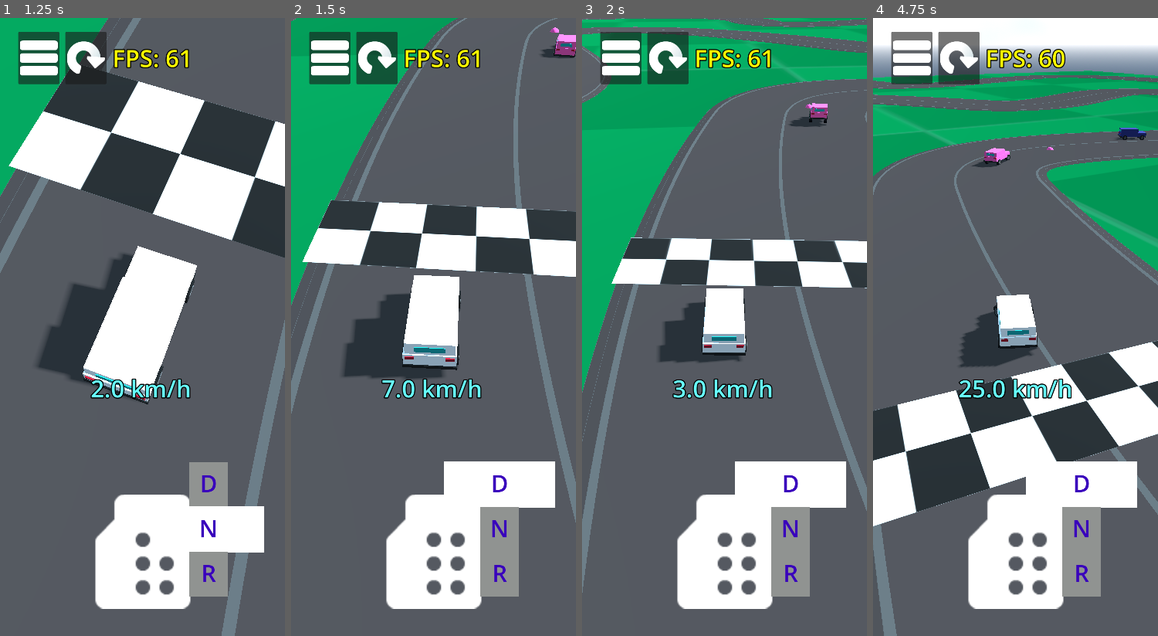
Above: before the commit, frames 1-4 (left to right).
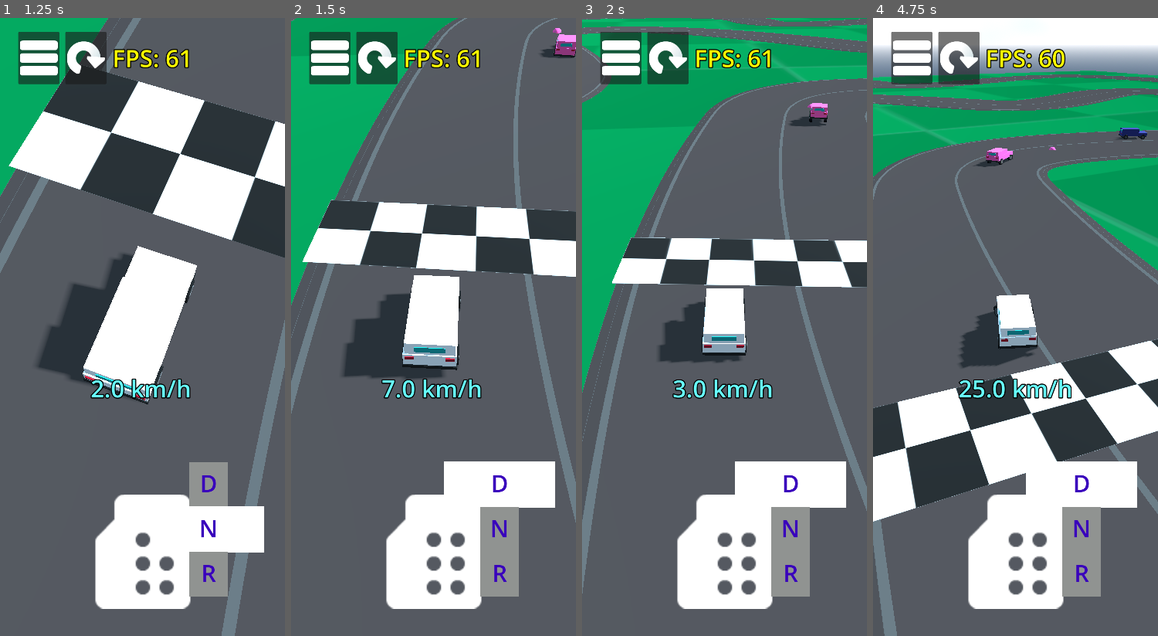
Above: after the commit, the same moments.

Repository: AssafDamari/cars-2
Game: Godot game, scene res://scenes/main_menu.tscn
Same seed, same stepped clock (60 frames per second), same inputs: the game is played once before the commit and once after it.
Inputs (mouse positions are in pixels of both pictures, inside the frame that each line leads up to):
- Up to frame 1 (1.25 s): click "Drift" at 0.5 s
- Up to frame 2 (1.5 s): tap Enter (ui_accept) at 1.25 s; drag from (499, 530) to (462, 191) at 1.27 s
- Up to frame 3 (2 s): no input
- Up to frame 4 (4.75 s): drag from (958, 357) to (1001, 450) at 2.02 s; move the mouse to (1044, 191) at 2.77 s; hold Right (ui_right) 2.78-3.5 s; drag from (1001, 450) to (930, 234) at 3.52 s; move the mouse to (1101, 419) at 4.27 s; hold Left (ui_left) from 4.28 s (still down); tap Enter (ui_accept) at 4.52 s

Frame 1 is identical in both runs. In frame 2, 0.2% of the frame differs, in the area x 0-100%, y 0-73%; in frame 3, 1.0%; in frame 4, 2.9%, in the area x 0-100%, y 8-100%.

Commit message:
seperate offroad modifayer to its own scene

Diff:
--- /dev/null
+++ b/offroad_modifier.gd
@@ -0,0 +1,35 @@
+extends Node3D
+## Only 10% power when off-track
+@export var off_road_penalty: float = 0.1
+@onready var vehicle: Car = get_parent() as Car
+@onready var dust: GPUParticles3D = $DustParticles
+@onready var track_sensor: RayCast3D = $TrackSensor
+
+
+func _physics_process(delta: float) -> void:
+	_handle_off_road_logic(delta)
+
+
+func _handle_off_road_logic(_delta: float) -> void:
+	var target_mod = 1.0 # Default to full speed
+
+	if track_sensor.is_colliding():
+		var collider = track_sensor.get_collider()
+		# If the raycast hits something NOT in the TRACK group
+		if not collider.is_in_group("TRACK") and not collider.is_in_group("CAR"):
+			target_mod = off_road_penalty
+
+	vehicle.engine_force_modifier = target_mod
+
+	if target_mod != 1.0:
+		show_dast()
+	else:
+		hide_dast()
+
+func show_dast():
+	if not dust.emitting:
+		dust.emitting = true
+
+func hide_dast():
+	if dust.emitting:
+		dust.emitting = false
--- a/scenes/car_1.gd
+++ b/scenes/car_1.gd
@@ -2,9 +2,9 @@
 extends VehicleBody3D
 
 @export var color: Color = Color.WHITE
-@export var max_speed: float = 20
+@export var max_speed: float = 40
+@export var max_engine_force = 2000
 @export var max_brake_force: float = 40.0
-@export var off_road_penalty: float = 0.1 # Only 10% power when off-track
 
 @onready var body_mesh: MeshInstance3D = $Body/MeshInstance3D
 @onready var brake_indicator: Node3D = $brake_indicator
@@ -12,38 +12,17 @@
 @onready var wheel_front_right: VehicleWheel3D = $VehicleWheel3DFrontRight
 @onready var wheel_back_right: VehicleWheel3D = $VehicleWheel3DBackRight
 @onready var wheel_back_left: VehicleWheel3D = $VehicleWheel3DBackLeft
-@onready var dust: GPUParticles3D = $DustParticles
-@onready var track_sensor: RayCast3D = $TrackSensor
+
 
 # Internal state
-var _current_modifier: float = 1.0
+var engine_force_modifier: float = 1.0
 
 func _ready() -> void:
 	apply_color_to_mesh(color)
 
 func _physics_process(delta: float) -> void:
-		# 1. Surface Detection & Penalty
-	_handle_off_road_logic(delta)
+	engine_force = max_engine_force * engine_force_modifier
 
-	# Example of how to apply the force with the penalty
-	# Replace 'INPUT_ACCEL_VALUE' with your actual acceleration logic
-	engine_force = engine_force * _current_modifier
-
-func _handle_off_road_logic(_delta: float) -> void:
-	var target_mod = 1.0 # Default to full speed
-
-	if track_sensor.is_colliding():
-		var collider = track_sensor.get_collider()
-		# If the raycast hits something NOT in the TRACK group
-		if not collider.is_in_group("TRACK") and not collider.is_in_group("CAR"):
-			target_mod = off_road_penalty
-
-	# Smoothly interpolate the modifier so the car doesn't jerk
-	_current_modifier = target_mod
-	if _current_modifier != 1.0:
-		show_dast()
-	else:
-		hide_dast()
 
 func apply_color_to_mesh(_color: Color) -> void:
 	var material := body_mesh.get_active_material(0).duplicate(true)
@@ -64,11 +43,3 @@
 func hide_brake_indicator():
 	if brake_indicator.visible:
 		brake_indicator.visible = false
-
-func show_dast():
-	if not dust.emitting:
-		dust.emitting = true
-
-func hide_dast():
-	if dust.emitting:
-		dust.emitting = false
--- a/scenes/car_2.tscn
+++ b/scenes/car_2.tscn
@@ -30,27 +30,6 @@
 [sub_resource type="StandardMaterial3D" id="StandardMaterial3D_8j6vf"]
 shading_mode = 0
 albedo_color = Color(0.92514765, 0, 0.22996902, 1)
-
-[sub_resource type="ParticleProcessMaterial" id="ParticleProcessMaterial_04eve"]
-emission_shape = 3
-emission_box_extents = Vector3(0.6, 0.1, 0.6)
-direction = Vector3(0, 1, 0)
-spread = 25.0
-initial_velocity_min = 1.5
-initial_velocity_max = 3.5
-gravity = Vector3(0, -3, 0)
-damping_min = 1.0
-damping_max = 2.0
-scale_min = 0.39999998
-scale_max = 0.79999995
-
-[sub_resource type="StandardMaterial3D" id="StandardMaterial3D_nge3d"]
-shading_mode = 0
-albedo_color = Color(0.36784637, 0.28686395, 0.23644546, 1)
-
-[sub_resource type="QuadMesh" id="QuadMesh_ms84f"]
-material = SubResource("StandardMaterial3D_nge3d")
-size = Vector2(0.5, 0.5)
 
 [node name="Car2" type="VehicleBody3D" unique_id=1835131583 groups=["CAR"]]
 mass = 1200.0
@@ -187,17 +166,3 @@
 transform = Transform3D(0.46639365, 0, 0, 0, 0.27147847, 0, 0, 0, 0.08982265, 0.55333424, 0.67120755, 2.0355456)
 mesh = SubResource("BoxMesh_u2fa2")
 surface_material_override/0 = SubResource("StandardMaterial3D_8j6vf")
-
-[node name="DustParticles" type="GPUParticles3D" parent="." unique_id=982240820]
-transform = Transform3D(1, 0, 0, 0, 1, 0, 0, 0, 1, 0, 0, 2.4840317)
-cast_shadow = 0
-amount = 20
-lifetime = 0.8
-explosiveness = 0.2
-randomness = 0.3
-process_material = SubResource("ParticleProcessMaterial_04eve")
-draw_pass_1 = SubResource("QuadMesh_ms84f")
-
-[node name="TrackSensor" type="RayCast3D" parent="." unique_id=559718802]
-transform = Transform3D(1, 0, 0, 0, 1, 0, 0, 0, 1, 0, 0.29878515, 0)
-target_position = Vector3(0, -0.5, 0)
--- a/scenes/drift_race_main.tscn
+++ b/scenes/drift_race_main.tscn
@@ -8,6 +8,7 @@
 [ext_resource type="PackedScene" uid="uid://dupjxv1uqom6m" path="res://scenes/car_2.tscn" id="7_xhr36"]
 [ext_resource type="Texture2D" uid="uid://cia5lbul6m3ls" path="res://textures/texture_08.png" id="8_pcnhv"]
 [ext_resource type="PackedScene" uid="uid://c8elfxgitkeaa" path="res://skid_marks_3d.tscn" id="9_8y83r"]
+[ext_resource type="PackedScene" uid="uid://cy8jt5fkkjp64" path="res://scenes/offroad_modifier.tscn" id="9_vpt2y"]
 [ext_resource type="Texture2D" uid="uid://ctgqaagfieav1" path="res://textures/roadTexture_72.png" id="9_y1rrw"]
 
 [sub_resource type="WorldBoundaryShape3D" id="WorldBoundaryShape3D_w4aej"]
@@ -89,9 +90,6 @@
 
 [node name="PlayerCar" parent="." unique_id=1835131583 instance=ExtResource("7_xhr36")]
 transform = Transform3D(0.12730703, 4.3355726e-08, 0.99186337, -4.3355726e-08, 1, -3.814662e-08, -0.99186337, -3.814662e-08, 0.12730703, 71.935875, 1.0000002, 19.702877)
-color = null
-max_speed = 50.0
-max_brake_force = null
 
 [node name="PlayerController" parent="PlayerCar" unique_id=193088310 instance=ExtResource("5_t7hxj")]
 base_friction = 5.0
@@ -105,21 +103,18 @@
 slip_threshold = 3.0
 fade_speed = 0.75
 
+[node name="OffroadModifier" parent="PlayerCar" unique_id=1474312524 instance=ExtResource("9_vpt2y")]
+
 [node name="Car3" parent="." unique_id=802733930 instance=ExtResource("7_xhr36")]
 transform = Transform3D(0.30218685, 0, 0.95324874, 0, 1, 0, -0.95324874, 0, 0.30218685, 38.33378, 2.4017944, 5.2560983)
 color = Color(0.9999997, 0.32379958, 0.6676832, 1)
-max_speed = 40.0
-max_brake_force = 30.0
 
 [node name="NpcCarController" parent="Car3" unique_id=207386006 node_paths=PackedStringArray("path_node") instance=ExtResource("3_b42pj")]
 path_node = NodePath("../../Track/Path3D")
-max_lane_offset = 3.5
 
 [node name="Car4" parent="." unique_id=433489742 instance=ExtResource("7_xhr36")]
 transform = Transform3D(0.9927888, -3.978389e-08, 0.11987698, 3.6427835e-08, 1, 3.0187167e-08, -0.11987698, -2.5602622e-08, 0.9927888, 19.496765, 2.401794, -14.0553465)
 color = Color(0.12490577, 0.15137452, 0.44892174, 1)
-max_speed = 40.0
-max_brake_force = 30.0
 
 [node name="NpcCarController" parent="Car4" unique_id=706778789 node_paths=PackedStringArray("path_node") instance=ExtResource("3_b42pj")]
 path_node = NodePath("../../Track/Path3D")
@@ -127,31 +122,20 @@
 [node name="Car5" parent="." unique_id=203620579 instance=ExtResource("7_xhr36")]
 transform = Transform3D(0.8681989, -4.2730484e-08, -0.49621648, 6.3358144e-08, 1, 2.474117e-08, 0.49621648, -5.291961e-08, 0.8681989, 23.585499, 2.4017932, -41.919273)
 color = Color(0.7933533, 0.42143095, 5.7756904e-07, 1)
-max_speed = 40.0
-max_brake_force = 30.0
 
 [node name="NpcCarController" parent="Car5" unique_id=1684484684 node_paths=PackedStringArray("path_node") instance=ExtResource("3_b42pj")]
 path_node = NodePath("../../Track/Path3D")
-max_lane_offset = 4.0
 
 [node name="Car6" parent="." unique_id=874623433 instance=ExtResource("7_xhr36")]
 transform = Transform3D(0.8681989, -4.2730484e-08, -0.49621648, 6.3358144e-08, 1, 2.474117e-08, 0.49621648, -5.291961e-08, 0.8681989, 37.86968, 2.4017925, -66.91141)
 color = Color(0.15497765, 0.54698354, 0.6373933, 1)
-max_speed = 40.0
-max_brake_force = 30.0
 
 [node name="NpcCarController" parent="Car6" unique_id=1532950237 node_paths=PackedStringArray("path_node") instance=ExtResource("3_b42pj")]
 path_node = NodePath("../../Track/Path3D")
-max_lane_offset = 4.0
 
 [node name="Car7" parent="." unique_id=905435745 instance=ExtResource("7_xhr36")]
 transform = Transform3D(0.95672727, -4.2730484e-08, 0.29098618, 2.5482553e-08, 1, 6.306361e-08, -0.29098618, -5.2919614e-08, 0.95672727, 44.35057, 2.401792, -81.45247)
 color = Color(0, 0.41230127, 0.3076829, 1)
-max_speed = 50.0
-max_brake_force = 30.0
 
 [node name="NpcCarController" parent="Car7" unique_id=422612843 node_paths=PackedStringArray("path_node") instance=ExtResource("3_b42pj")]
 path_node = NodePath("../../Track/Path3D")
-max_look_ahead = 30.0
-speed_factor = 0.9
-max_lane_offset = 5.0
--- a/scenes/npc_car_controller.gd
+++ b/scenes/npc_car_controller.gd
@@ -37,7 +37,7 @@
 
 ## The maximum distance (in meters) an NPC can drift left or right from the center of the path.
 ## Effect: Higher values create wider spacing between cars, effectively creating multi-lane behavior.
-@export var max_lane_offset: float = 2.5
+@export var max_lane_offset: float = 4
 
 
 @onready var vehicle: VehicleBody3D = get_parent() as VehicleBody3D
--- /dev/null
+++ b/scenes/offroad_modifier.tscn
@@ -0,0 +1,41 @@
+[gd_scene format=3 uid="uid://cy8jt5fkkjp64"]
+
+[ext_resource type="Script" uid="uid://dn1aggmrcsu4u" path="res://offroad_modifier.gd" id="1_8d1lc"]
+
+[sub_resource type="ParticleProcessMaterial" id="ParticleProcessMaterial_8d1lc"]
+emission_shape = 3
+emission_box_extents = Vector3(0.6, 0.1, 0.6)
+direction = Vector3(0, 1, 0)
+spread = 25.0
+initial_velocity_min = 1.5
+initial_velocity_max = 3.5
+gravity = Vector3(0, -3, 0)
+damping_min = 1.0
+damping_max = 2.0
+scale_min = 0.39999998
+scale_max = 0.79999995
+
+[sub_resource type="StandardMaterial3D" id="StandardMaterial3D_nge3d"]
+shading_mode = 0
+albedo_color = Color(0.36784637, 0.28686395, 0.23644546, 1)
+
+[sub_resource type="QuadMesh" id="QuadMesh_lw1kn"]
+material = SubResource("StandardMaterial3D_nge3d")
+size = Vector2(0.5, 0.5)
+
+[node name="OffroadModifier" type="Node3D" unique_id=1474312524]
+script = ExtResource("1_8d1lc")
+
+[node name="DustParticles" type="GPUParticles3D" parent="." unique_id=23237220]
+transform = Transform3D(1, 0, 0, 0, 1, 0, 0, 0, 1, 0, 0, 2.4840317)
+cast_shadow = 0
+amount = 20
+lifetime = 0.8
+explosiveness = 0.2
+randomness = 0.3
+process_material = SubResource("ParticleProcessMaterial_8d1lc")
+draw_pass_1 = SubResource("QuadMesh_lw1kn")
+
+[node name="TrackSensor" type="RayCast3D" parent="." unique_id=1226656567]
+transform = Transform3D(1, 0, 0, 0, 1, 0, 0, 0, 1, 0, 0.29878515, 0)
+target_position = Vector3(0, -0.5, 0)
--- a/scenes/player_controller.gd
+++ b/scenes/player_controller.gd
@@ -19,9 +19,9 @@
 	var speed_sq = vehicle.linear_velocity.length_squared()
 	if speed_sq < vehicle.max_speed * vehicle.max_speed:
 		# Apply the calculated modifier to the engine force
-		vehicle.engine_force = get_engine_force()
+		vehicle.max_engine_force = get_engine_force()
 	else:
-		vehicle.engine_force = 0.0
+		vehicle.max_engine_force = 0.0
 
 	# Steering Logic
 	var steer_input = -joystick_input.x
Not shown, added: offroad_modifier.gd.uid
